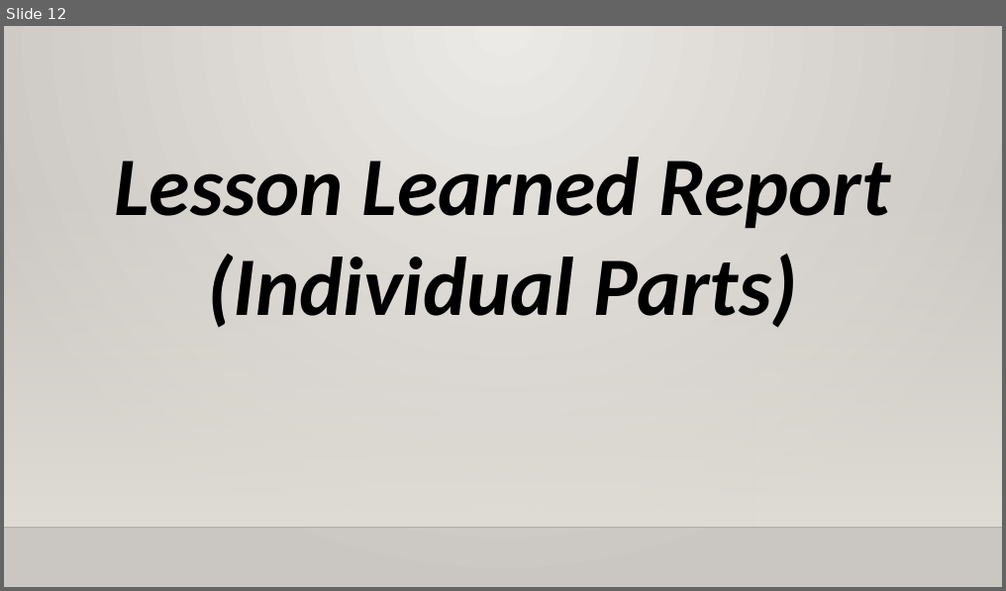
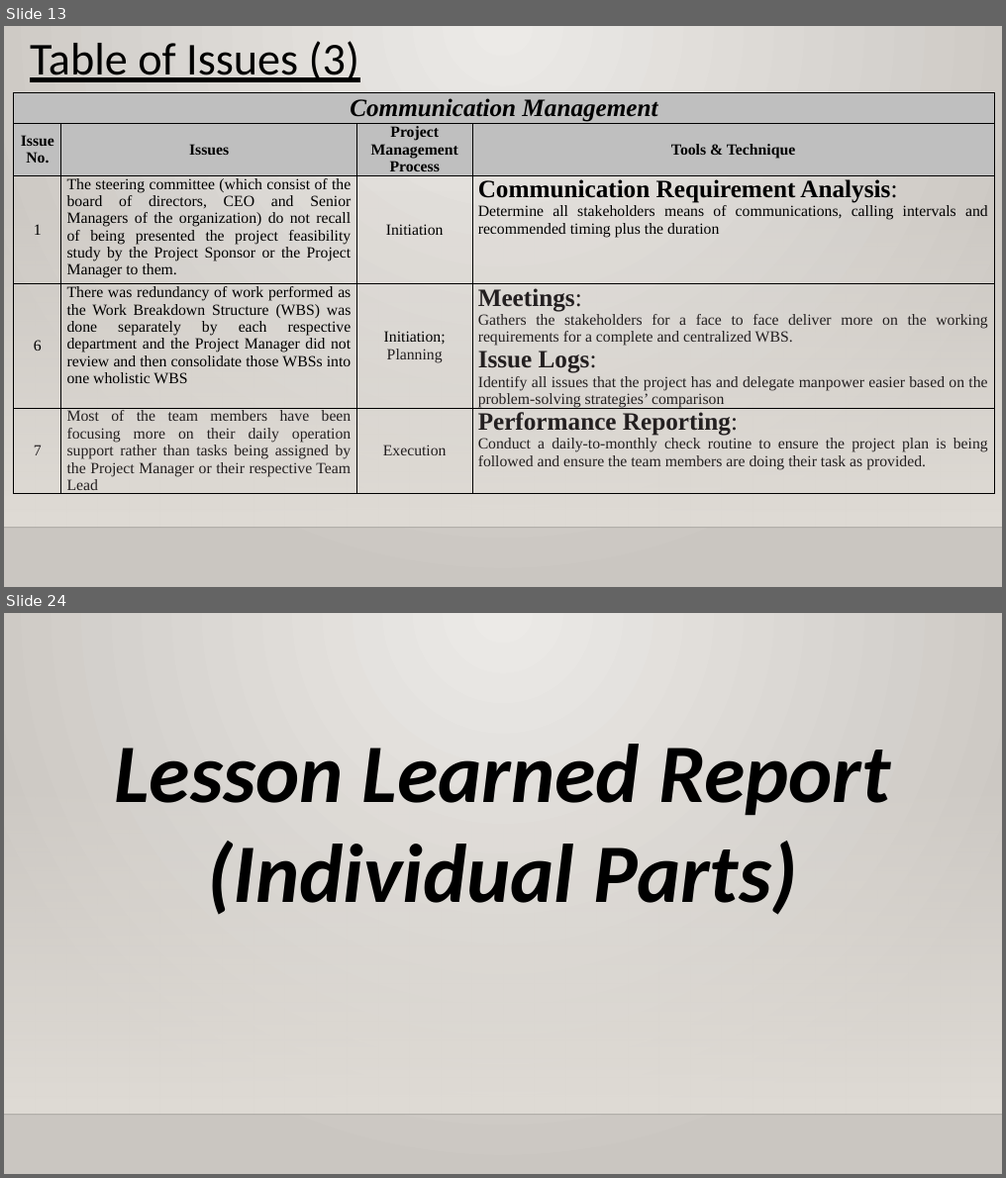
Before and after one commit to XtremisStudio/Project-Management, a slide deck: PRMGT_Presentation_Template.pptx. Shown one above the other, each under a label of ours: slide 12 before the commit, slides 13 and 24 after it; the slides between them are not shown. The pictures are 1006x591 and 1006x1178 pixels, drawn with LibreOffice and Linux fonts; fonts in the diff are those of the drawing; background and template pictures are left out. Boxes give left, top, right and bottom in pixels: in the first picture for what was removed or moved away, otherwise in the second. Text is boxed around its words. In the diff, an @@ line names an element or a change of style, - is before the commit and + after.

```diff
--- a/PRMGT_Presentation_Template.pptx
+++ b/PRMGT_Presentation_Template.pptx
@@ slide 13 added at <box>4,26,1002,587</box>, background gradient #ECEAE7 to #CAC7C1; not listed: 2 template elements that a slide beside it also shows @@
@@ text added at <box>30,41,359,82</box>, 44 pt, text #000000, underline @@
+Table of Issues (3)
@@ table added at <box>14,92,994,521</box>, 5 rows, 4 columns @@
+Communication Management |  |  | 
+Issue No. | Issues | Project Management Process | Tools & Technique
+1 | The steering committee (which consist of the board of directors, CEO and Senior Managers of the organization) do not recall of being presented the project feasibility study by the Project Sponsor or the Project Manager to them. | Initiation | Communication Requirement Analysis: / Determine all stakeholders means of communications, calling intervals and recommended timing plus the duration
+6 | There was redundancy of work performed as the Work Breakdown Structure (WBS) was done separately by each respective department and the Project Manager did not review and then consolidate those WBSs into one wholistic WBS | Initiation; / Planning | Meetings: / Gathers the stakeholders for a face to face deliver more on the working requirements for a complete and centralized WBS. / Issue Logs: / Identify all issues that the project has and delegate manpower easier based on the problem-solving strategies’ comparison
+7 | Most of the team members have been focusing more on their daily operation support rather than tasks being assigned by the Project Manager or their respective Team Lead | Execution | Performance Reporting: / Conduct a daily-to-monthly check routine to ensure the project plan is being followed and ensure the team members are doing their task as provided.
@@ what was slide 12 is now slide 24 @@
```
Also in this commit, not shown: 12 slides changed, 13 other slides added, 3 other files.
